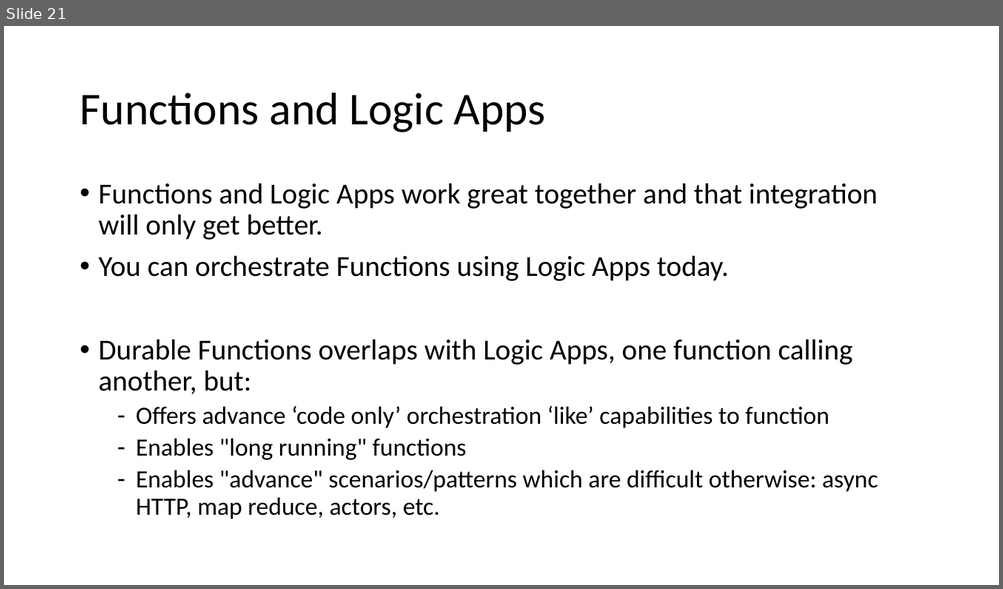
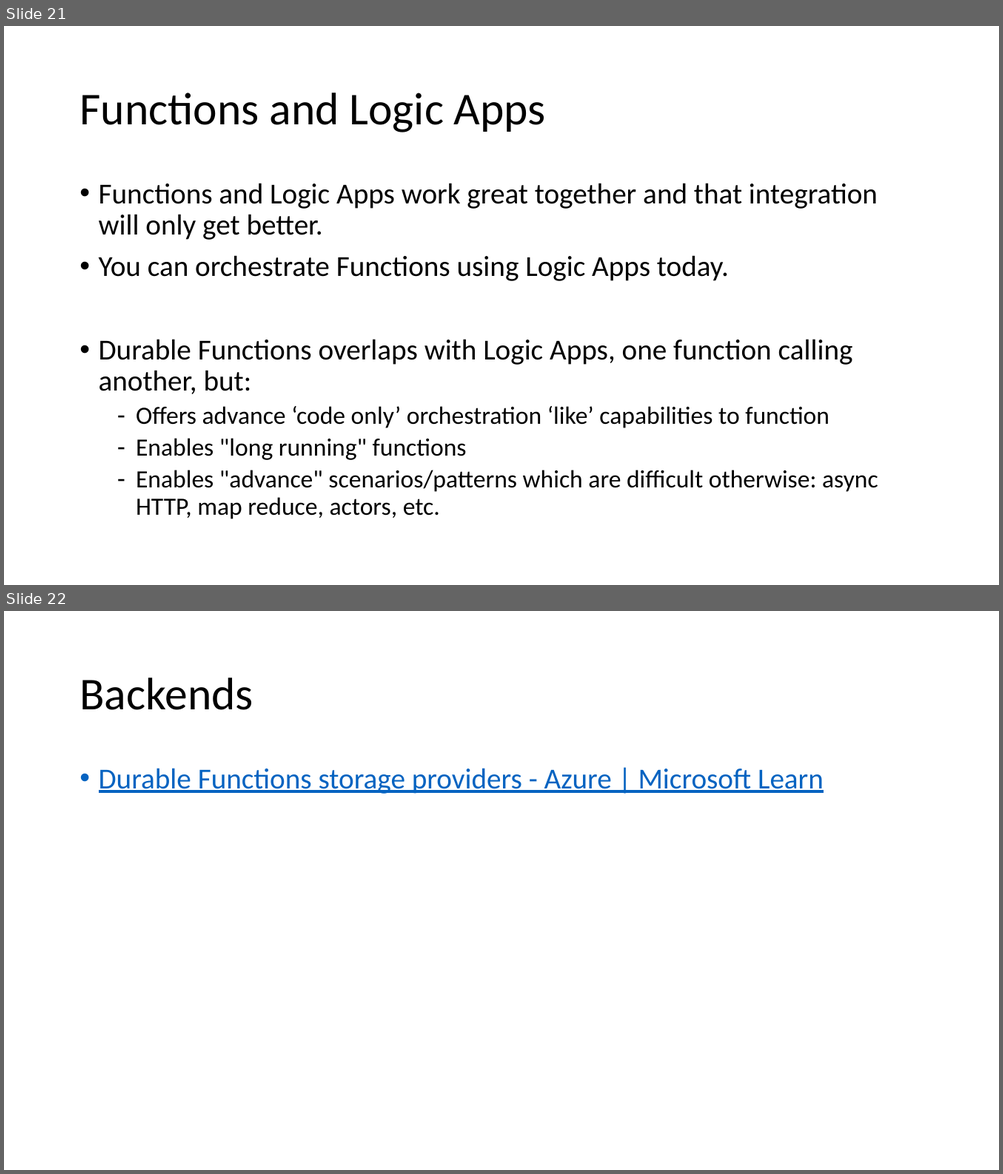
Before and after one commit to ddobric/azdevtraining, a slide deck: AzFunctions/Durable Functions - MVP.pptx. Shown one above the other, each under a label of ours: slide 21 before the commit, slides 21 and 22 after it. The pictures are 1003x589 and 1003x1174 pixels, drawn with LibreOffice and Linux fonts; fonts in the diff are those of the drawing. Boxes give left, top, right and bottom in pixels: in the first picture for what was removed or moved away, otherwise in the second. Text is boxed around its words. In the diff, an @@ line names an element or a change of style, - is before the commit and + after.

```diff
--- a/AzFunctions/Durable Functions - MVP.pptx
+++ b/AzFunctions/Durable Functions - MVP.pptx
@@ slide 22 added at (x1=4, y1=611, x2=999, y2=1170), background #FFFFFF @@
@@ title added at (x1=79, y1=678, x2=253, y2=710), 44 pt, text #000000 @@
+Backends
@@ text added at (x1=99, y1=768, x2=823, y2=794), 28 pt, text #0563C1, underline @@
+• Durable Functions storage providers - Azure | Microsoft Learn
```
Also in this commit, not shown: 11 other files.
